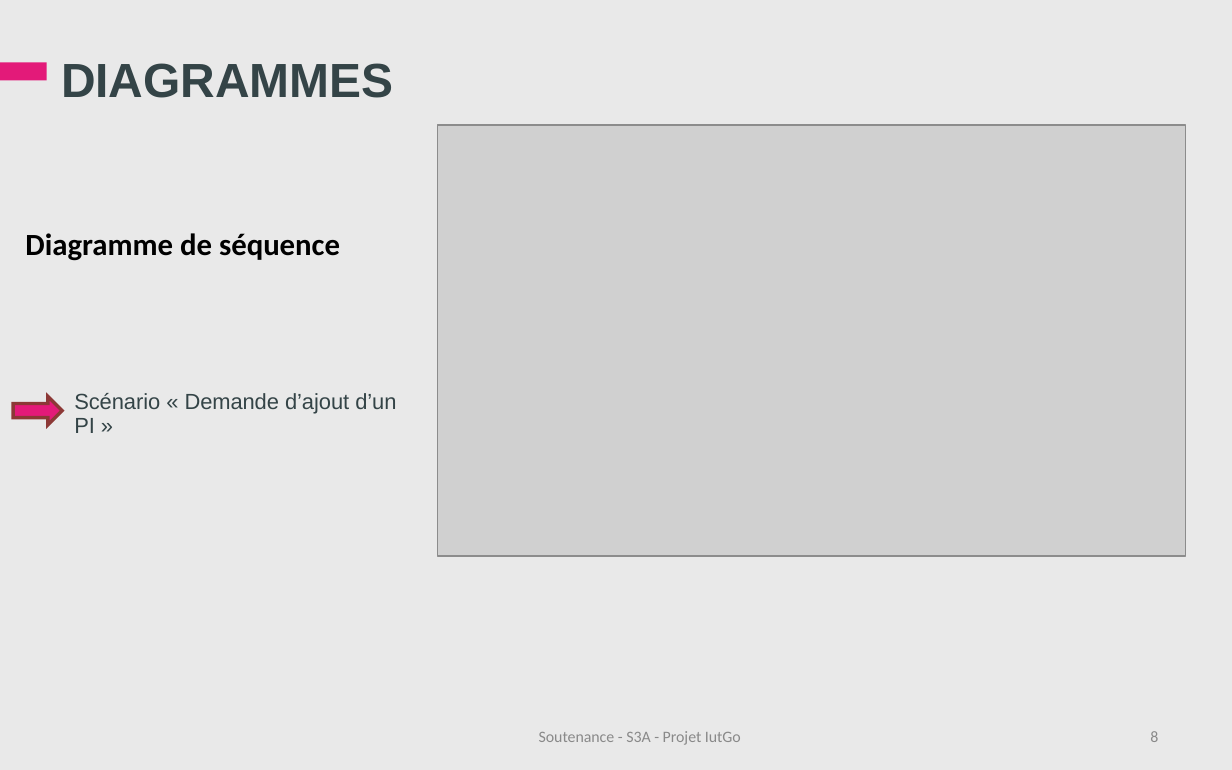
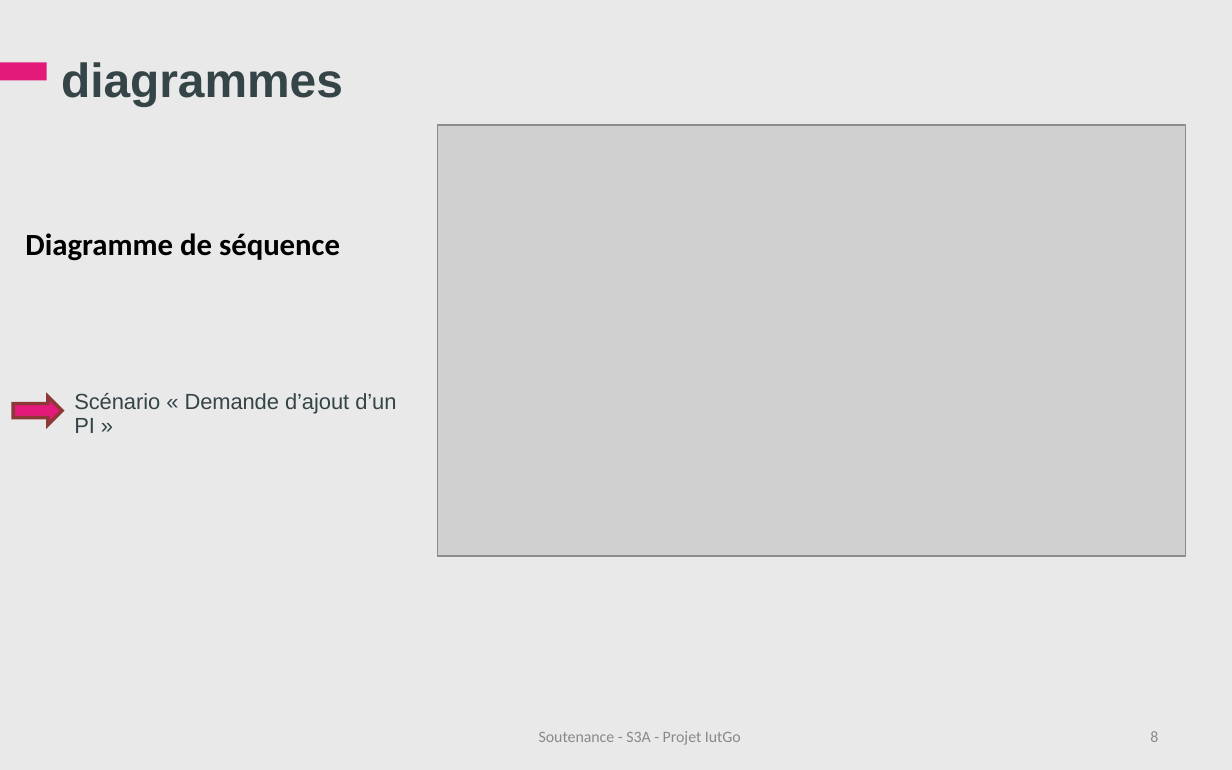
Before and after one commit to iuts3a/IUTGo, a slide deck: slide 8 of Soutenance/Soutenance-IutGo.ppt. Drawn at 1232x770 pixels with LibreOffice and Linux fonts; fonts in the diff are those of the drawing; grey boxes stand for pictures; background and template pictures are left out. Boxes give left, top, right and bottom in pixels: in the first picture for what was removed or moved away, otherwise in the second. Text is boxed around its words. In the diff, an @@ line names an element or a change of style, - is before the commit and + after.

```diff
--- a/Soutenance/Soutenance-IutGo.ppt
+++ b/Soutenance/Soutenance-IutGo.ppt
@@ title at [61,62,343,107]: text changed @@
-DIAGRAMMES
+diagrammes
```
Also in this commit, not shown: 9 other slides changed.
